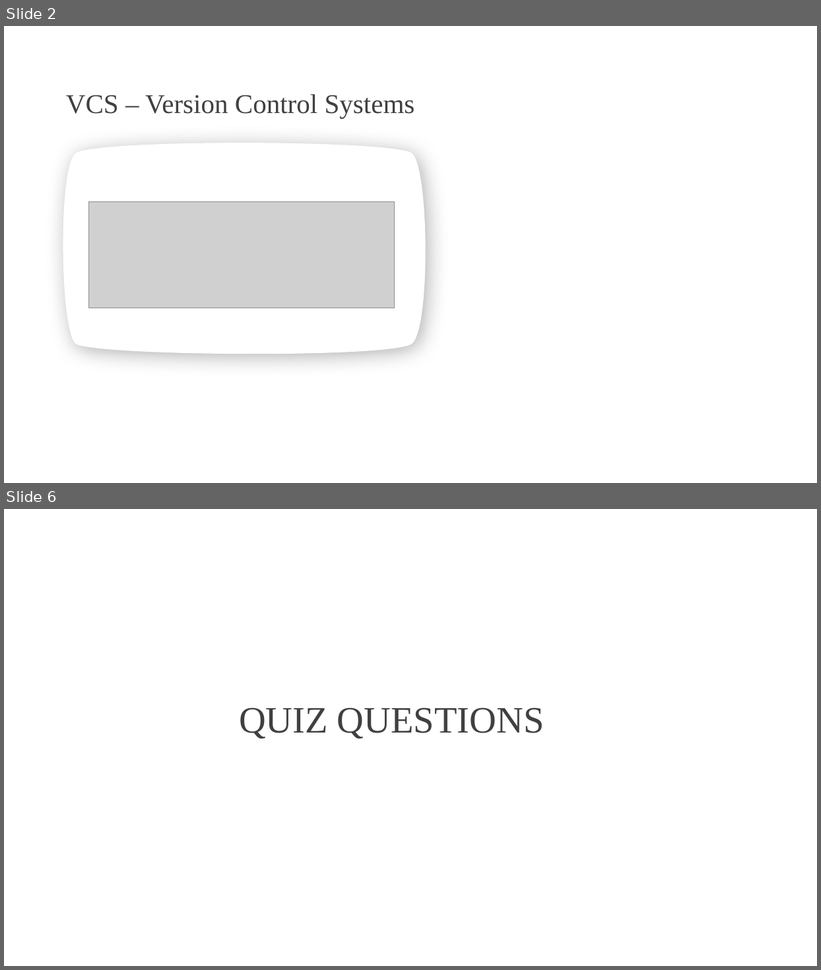
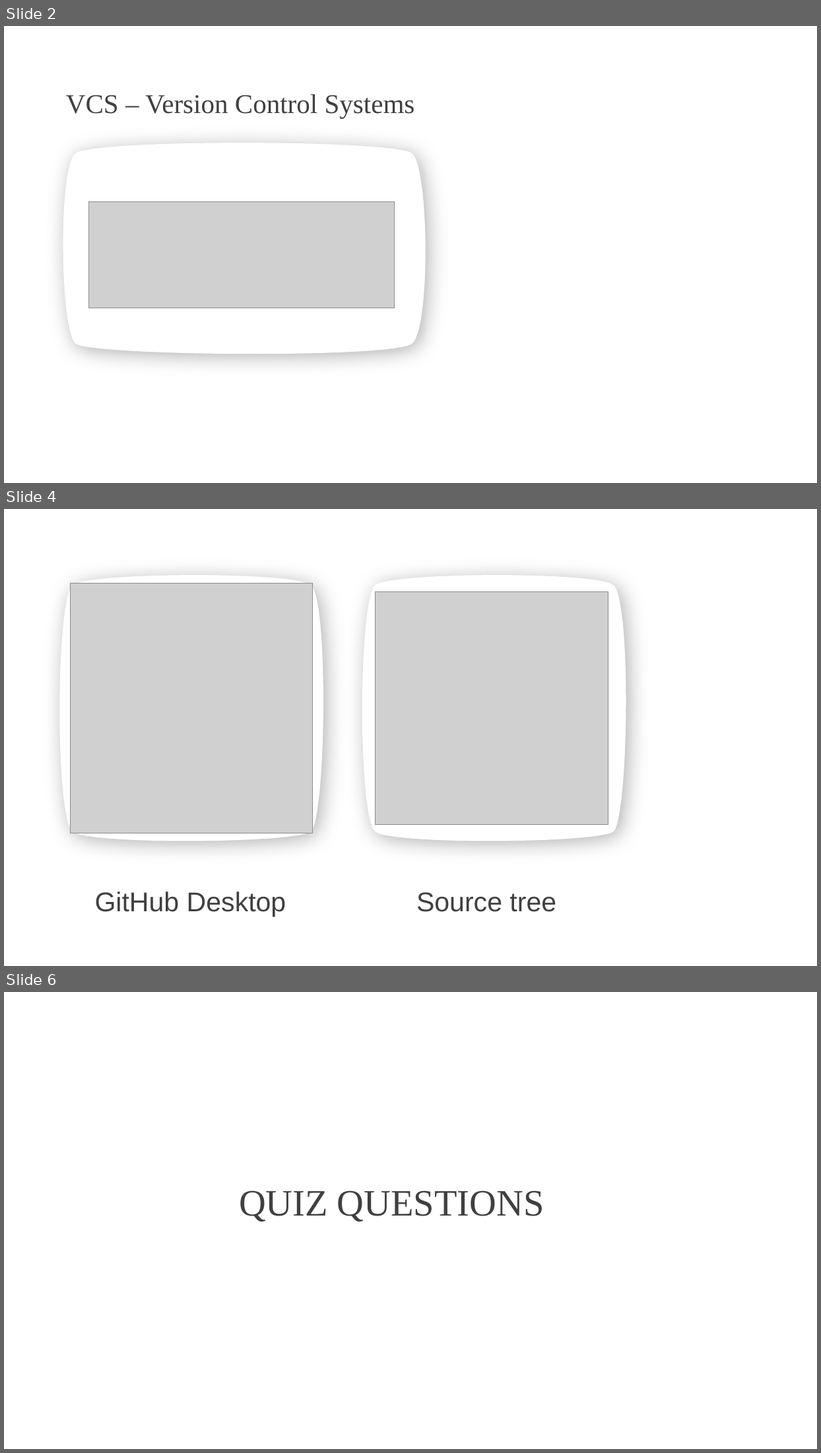
Before and after one commit to DarioStalder/INTROTeam16, a slide deck: projects/RECAP SW1 29.pptx. Shown one above the other, each under a label of ours: slides 2 and 6 before the commit, slides 2, 4 and 6 after it; the slides between them are not shown. The pictures are 821x970 and 821x1453 pixels, drawn with LibreOffice and Linux fonts; fonts in the diff are those of the drawing; grey boxes stand for pictures; background and template pictures are left out. Boxes give left, top, right and bottom in pixels: in the first picture for what was removed or moved away, otherwise in the second. Text is boxed around its words. In the diff, an @@ line names an element or a change of style, - is before the commit and + after.

```diff
--- a/projects/RECAP SW1 29.pptx
+++ b/projects/RECAP SW1 29.pptx
@@ slide 4 added at [4,509,817,966], background picture (left out) @@
@@ freeform shape added at [55,571,329,845], fill #FFFFFF @@
@@ picture added at [71,584,314,834] @@
@@ freeform shape added at [358,571,632,845], fill #FFFFFF @@
@@ picture added at [375,592,608,825] @@
@@ text added at [95,892,286,917], 32 pt, text #404040 @@
+GitHub Desktop
@@ text added at [416,892,556,912], 32 pt, text #404040 @@
+Source tree
```
Also in this commit, not shown: 2 slides changed, 2 other slides added, 3 slides removed.
